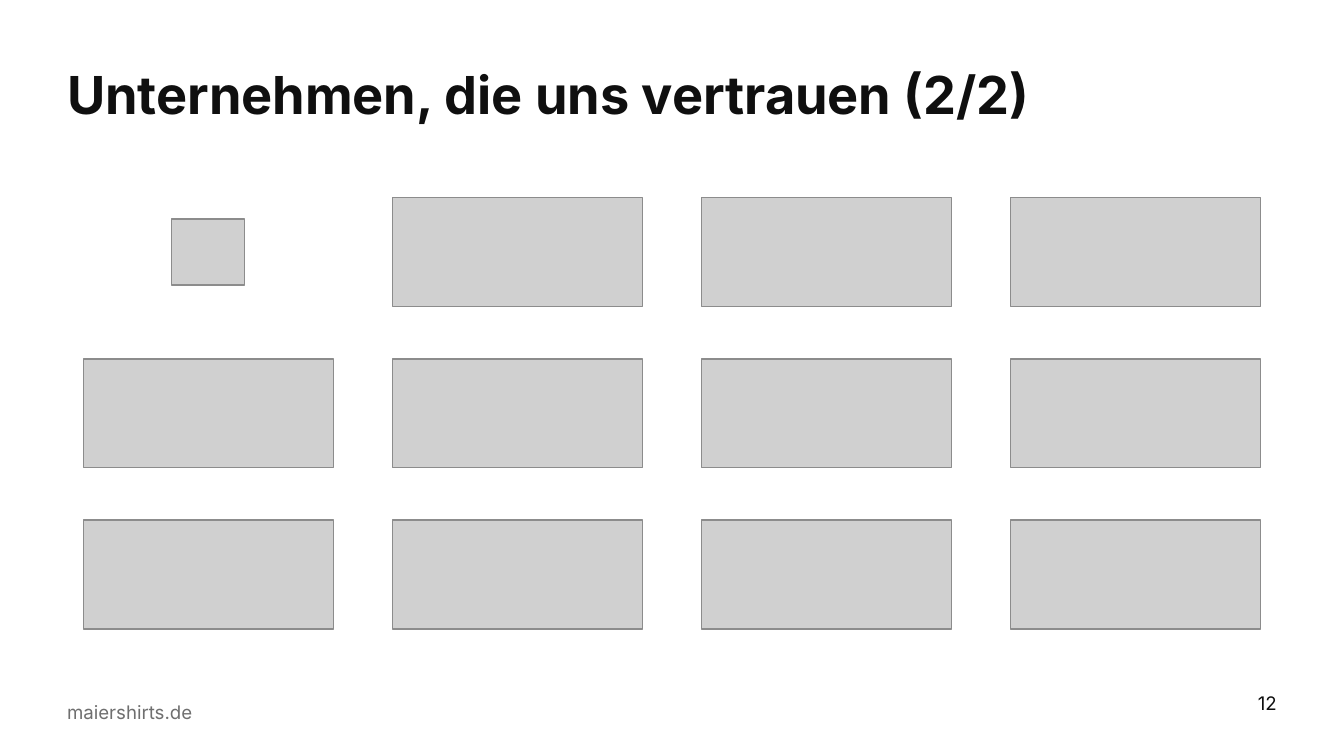
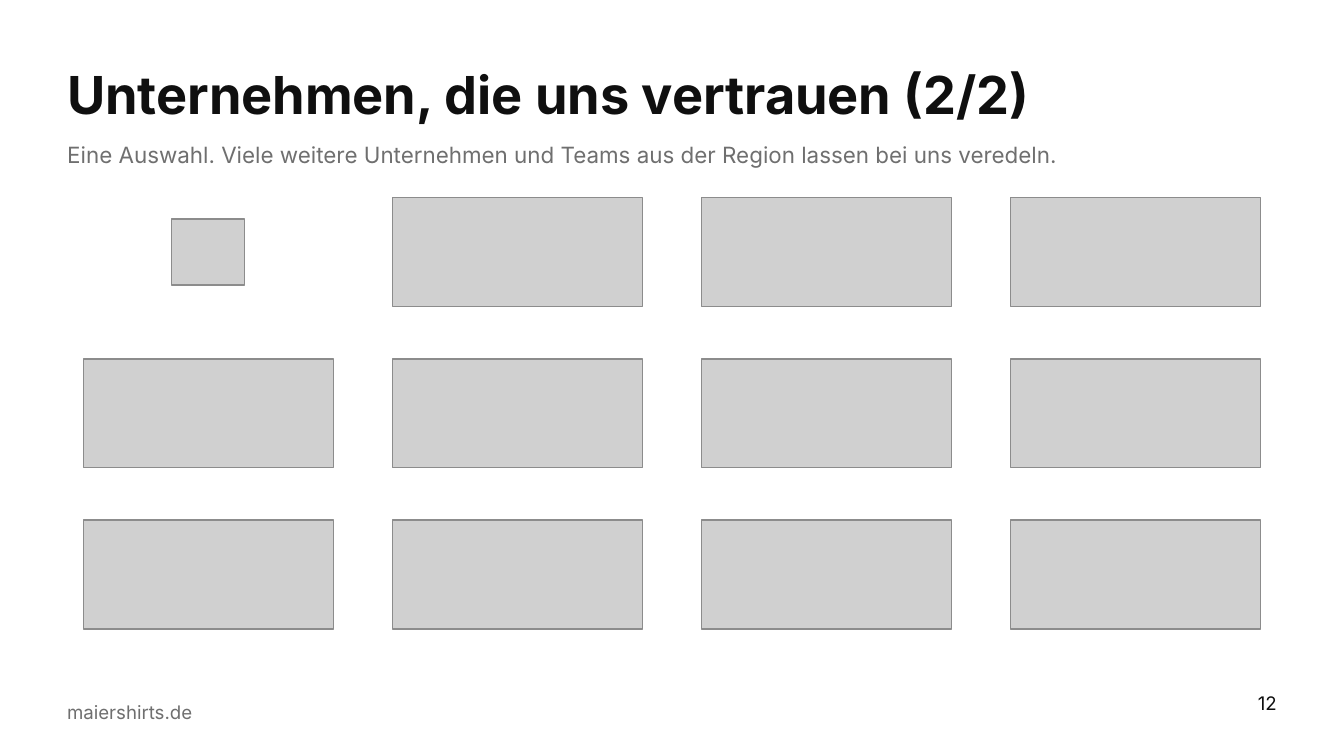
Before and after one commit to sm6161-eng/lexware-angebot-tool, a slide deck: slide 12 of presentation/dist/Maiershirts_Master.potx. Drawn at 1344x756 pixels with LibreOffice and Linux fonts; fonts in the diff are those of the drawing; grey boxes stand for pictures; background and template pictures are left out. Boxes give left, top, right and bottom in pixels: in the first picture for what was removed or moved away, otherwise in the second. Text is boxed around its words. In the diff, an @@ line names an element or a change of style, - is before the commit and + after.

```diff
--- a/presentation/dist/Maiershirts_Master.potx
+++ b/presentation/dist/Maiershirts_Master.potx
@@ text added at bbox=[67, 146, 1056, 168], 12 pt, text #0F0F0F at 60% opacity @@
+Eine Auswahl. Viele weitere Unternehmen und Teams aus der Region lassen bei uns veredeln.
```
Also in this commit, not shown: 2 other slides changed, 2 other files.
